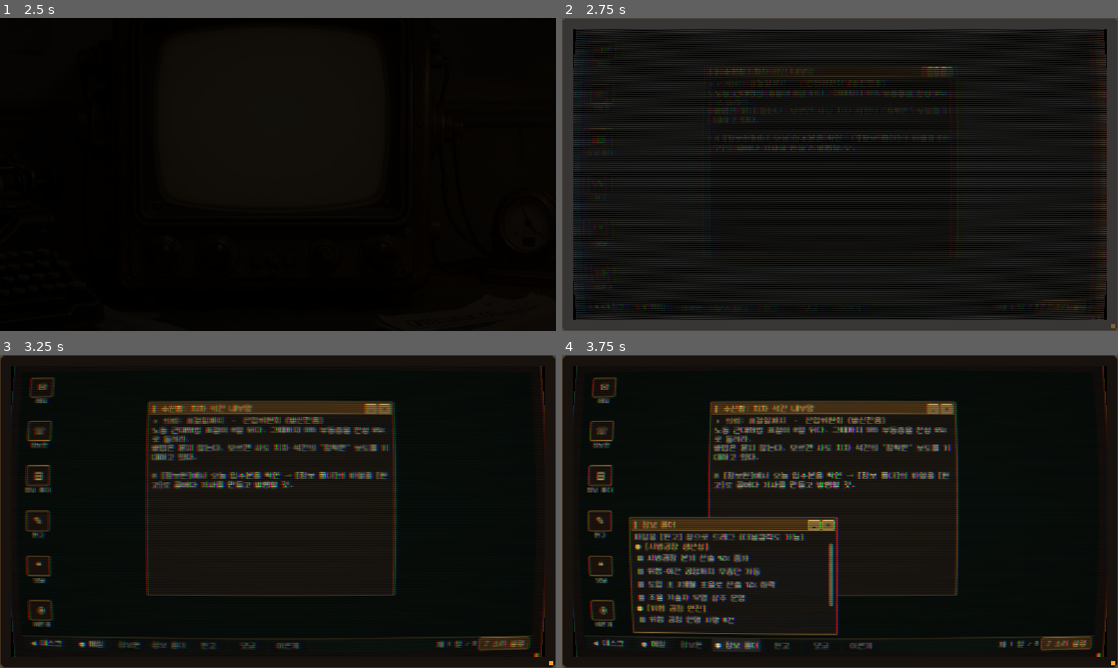
Above: before the commit, frames 1-4 (two rows, left to right).
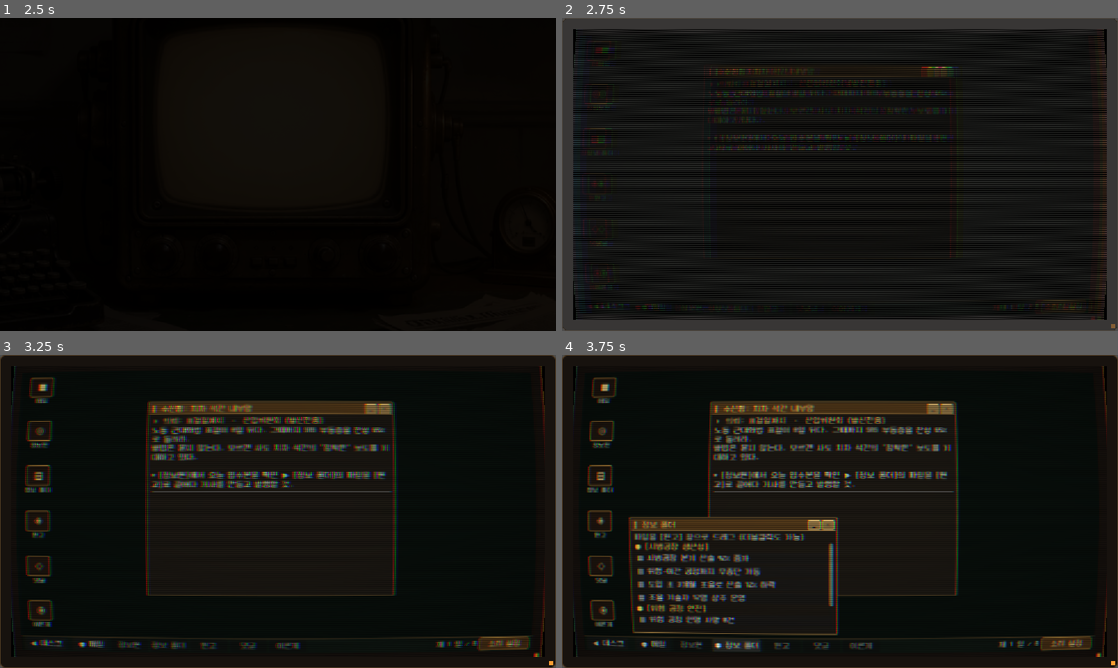
Above: after the commit, the same moments.

Repository: JiwonKim-kr/artificer-pipeline
Game: Godot game, scene res://scenes/main.tscn
Same seed, same stepped clock (60 frames per second), same inputs: the game is played once before the commit and once after it. Sound files missing from this copy of the repository are replaced by a short silence.
Inputs (mouse positions are in pixels of both pictures, inside the frame that each line leads up to):
- Up to frame 1 (2.5 s): click (278, 174) at 0.5 s; click (278, 130) at 1.25 s; click (278, 130) at 2 s
- Up to frame 2 (2.75 s): no input
- Up to frame 3 (3.25 s): click "정보원" at 2.75 s
- Up to frame 4 (3.75 s): click "정보 폴더" at 3.5 s

Frame 1 is identical in both runs. In frame 2, 0.4% of the frame differs, in the area x 5-96%, y 9-94%; in frame 3, 1.5%, in the area x 5-95%, y 9-94%; in frame 4, 1.4%.

Commit message:
[play build] 두부(□) 글자 10곳 수정 + 폰트 커버리지 검사 자동화
배포본 수신함 메일에서 두부가 발견됐다(→ 화살표). 하나만 고치면 또 샐 것이라
번들 폰트 cmap 과 화면 문자열 전체를 대조했더니 13종이 나왔다.

원인: 웹 export 는 시스템 폰트 폴백이 없다(docs/web-export.md). neodgm.ttf 에
글리프가 없는 문자는 데스크톱 에디터에서는 OS 폰트로 대신 그려져 멀쩡해 보이지만
웹 빌드에서만 □ 가 된다. 그래서 눈으로는 안 잡힌다. 이번이 두 번째다(한자 社 8곳).

이 폰트에 없는 것: 화살표 전부(←↑→↓), ※, ★☆, ✓✔✕, ♪♬, ✉☏✎❝, ⚠
있는 것: ▶◀▲▼ × ■□◆◇○◎◈ ● ▤ 「」『』 ·‥… §¶

수정 10곳(화면 노출분만):
  → ▶  수신함 의뢰 메일        ※ *  같은 줄
  ✕ ×  창 닫기 2곳(크롬·오버레이)
  ↩ ◀  이월 자료 헤더·표시 2곳
  ✓ ◆  원고 포함 표시          ⚠ ◆  찌라시 라벨(내가 넣은 것)
  ♪    소리 설정 버튼에서 제거
  사이드바 아이콘: ✉→■(메일) ☏→◎(정보원) ✎→◈(원고) ❝→◇(댓글)
  ※ ▤(정보 폴더)·◉(여론계)는 원래 폰트에 있어 그대로 둔다.

수정하지 않은 3종은 화면에 안 나간다: opinion_config.json 의 _desc/_manipStep
(→ ↑ δ)은 설계 메모, main.gd:562 는 ## 주석.

재발 방지: run_font_coverage.py 신설. verify 의 러너 자동탐색(run_*.py)에 걸려
`verify --full` 이 8종째로 돌린다. GDScript 큰따옴표 리터럴(주석 제외) + 콘텐츠
JSON 문자열값(_ 로 시작하는 키 제외)을 모아 cmap 과 대조하고, 빠진 문자와 위치를
출력한다. --list-symbols 로 대체 후보를 폰트에서 직접 뽑을 수 있다.

검증: font_coverage PASS(화면 문자 723종 · 글리프 12506개) · verify --full 전체
통과(게이트 5/5 · 러너 8종) · 웹 export EXIT=0 · 로컬 웹 빌드에서 수신함·사이드바·
태스크바 육안 확인(두부 없음).

Co-Authored-By: Claude Opus 5 <noreply@anthropic.com>

Diff:
--- a/src/ui/main.gd
+++ b/src/ui/main.gd
@@ -885,7 +885,7 @@
 		var picked: bool = _carryover_selected.has(fid)
 		var row := VBoxContainer.new()
 		var head := Label.new()
-		head.text = "↩ 이월 T%d  %s" % [int(f.get("turn", 0)), str(f.get("title", ""))]
+		head.text = "◀ 이월 T%d  %s" % [int(f.get("turn", 0)), str(f.get("title", ""))]
 		head.add_theme_color_override("font_color", Color(0.7, 0.8, 0.95))
 		row.add_child(head)
 		for frag in f.get("fragments", []):
@@ -1014,7 +1014,7 @@
 	_build_taskbar(os)
 	# 첫 부팅: 의뢰 메일이 도착해 있고, 수신함이 열린 채 시작한다(온보딩).
 	_push_mail("산업위원회 (발신전용)", "의뢰: 표결일까지",
-		"노동 근대화법 표결이 %d일 뒤다. 그때까지 SNS 부동층을 찬성 %d%%로 돌려라.\n방법은 묻지 않는다. 모르겐 사도 치차 석간의 '정확한' 보도를 기대하고 있다.\n\n※ [정보원]에서 오늘 입수분을 확인 → [정보 폴더]의 파일을 [원고]로 끌어다 기사를 만들고 발행할 것." % [
+		"노동 근대화법 표결이 %d일 뒤다. 그때까지 SNS 부동층을 찬성 %d%%로 돌려라.\n방법은 묻지 않는다. 모르겐 사도 치차 석간의 '정확한' 보도를 기대하고 있다.\n\n* [정보원]에서 오늘 입수분을 확인 ▶ [정보 폴더]의 파일을 [원고]로 끌어다 기사를 만들고 발행할 것." % [
 			_tm.max_turns, int(round(float(_tm.model.config["mission"]["winThreshold"]) * 100.0))])
 	_open_win("mail")
 	_build_settings_panel(os)
@@ -1043,9 +1043,12 @@
 	_screen.add_child(crt)
 
 # ---------- OS 태스크바 + 바탕화면 아이콘 ----------
+# 아이콘 글리프는 neodgm.ttf 에 있는 것만 쓴다. ✉☏✎❝ 같은 기호는 이 폰트에 글리프가
+# 없어 두부(□)로 나온다 — 웹 빌드는 시스템 폰트 폴백이 없어 그대로 노출된다.
+# 검사: pipeline/tests/font_coverage_test.py
 const APPS := [  # [key, 라벨, 아이콘 글리프]
-	["mail", "메일", "✉"], ["informant", "정보원", "☏"], ["folder", "정보 폴더", "▤"],
-	["editor", "원고", "✎"], ["comments", "댓글", "❝"], ["gauge", "여론계", "◉"],
+	["mail", "메일", "■"], ["informant", "정보원", "◎"], ["folder", "정보 폴더", "▤"],
+	["editor", "원고", "◈"], ["comments", "댓글", "◇"], ["gauge", "여론계", "◉"],
 ]
 
 func _build_taskbar(parent: Control) -> void:
@@ -1092,7 +1095,7 @@
 	# 소리 설정: 태스크바에서 눈에 띄게 브라스 하이라이트 버튼으로.
 	var settings_btn := Button.new()
 	settings_btn.name = "SettingsButton"
-	settings_btn.text = "♪ 소리 설정"
+	settings_btn.text = "소리 설정"
 	settings_btn.tooltip_text = "효과음·배경음 볼륨 조절"
 	settings_btn.custom_minimum_size = Vector2(112, 26)
 	var nb := StyleBoxFlat.new()
@@ -1299,7 +1302,7 @@
 	min_b.tooltip_text = "내리기"
 	min_b.pressed.connect(func() -> void: _close_window(panel, true))
 	bar_row.add_child(min_b)
-	var x_b := _chrome_button("✕")
+	var x_b := _chrome_button("×")
 	x_b.tooltip_text = "닫기"
 	x_b.pressed.connect(func() -> void: _close_window(panel, false))
 	bar_row.add_child(x_b)
@@ -1625,7 +1628,7 @@
 		lb.mouse_filter = Control.MOUSE_FILTER_IGNORE
 		row.add_child(lb)
 		var x := Button.new()
-		x.text = "✕"
+		x.text = "×"
 		x.tooltip_text = "원고에서 빼기"
 		x.custom_minimum_size = Vector2(30, 26)
 		x.pressed.connect(_remove_from_draft.bind(str(id)))
@@ -1662,7 +1665,7 @@
 		shown_any = true
 		if fid != last_fact:
 			last_fact = fid
-			var mark: String = "● " if is_today else "↩ 이월 "
+			var mark: String = "● " if is_today else "◀ 이월 "
 			var fh := Label.new()
 			fh.text = "%s[%s]" % [mark, str(fdict.get("title", fid))]
 			fh.add_theme_color_override("font_color",
@@ -1674,7 +1677,7 @@
 		file_btn.alignment = HORIZONTAL_ALIGNMENT_LEFT
 		file_btn.clip_text = true
 		var in_draft := _draft_ids.has(id)
-		file_btn.text = ("✓ " if in_draft else "▤ ") + text
+		file_btn.text = ("◆ " if in_draft else "▤ ") + text
 		file_btn.disabled = in_draft  # 이미 실린 파일은 회색 처리
 		file_btn.tooltip_text = "원고 창으로 드래그해서 싣기" if not in_draft else "이미 원고에 실림"
 		file_btn.set_drag_forwarding(
@@ -2358,7 +2361,7 @@
 		var lv: int = int(c.get("level", 0))
 		var handle := Label.new()
 		if rumor != "":
-			handle.text = "%s  ⚠ 확인되지 않은 이야기" % _comment_handle(str(c.get("seg", "")))
+			handle.text = "%s  ◆ 확인되지 않은 이야기" % _comment_handle(str(c.get("seg", "")))
 			# 단계가 셀수록 붉게 — 확신형(3)은 명백한 허위라 가장 눈에 띈다.
 			handle.add_theme_color_override("font_color",
 				Color(0.95, 0.62, 0.35) if lv < 3 else Color(1.0, 0.42, 0.35))
Not shown, added: pipeline/tests/run_font_coverage.py
